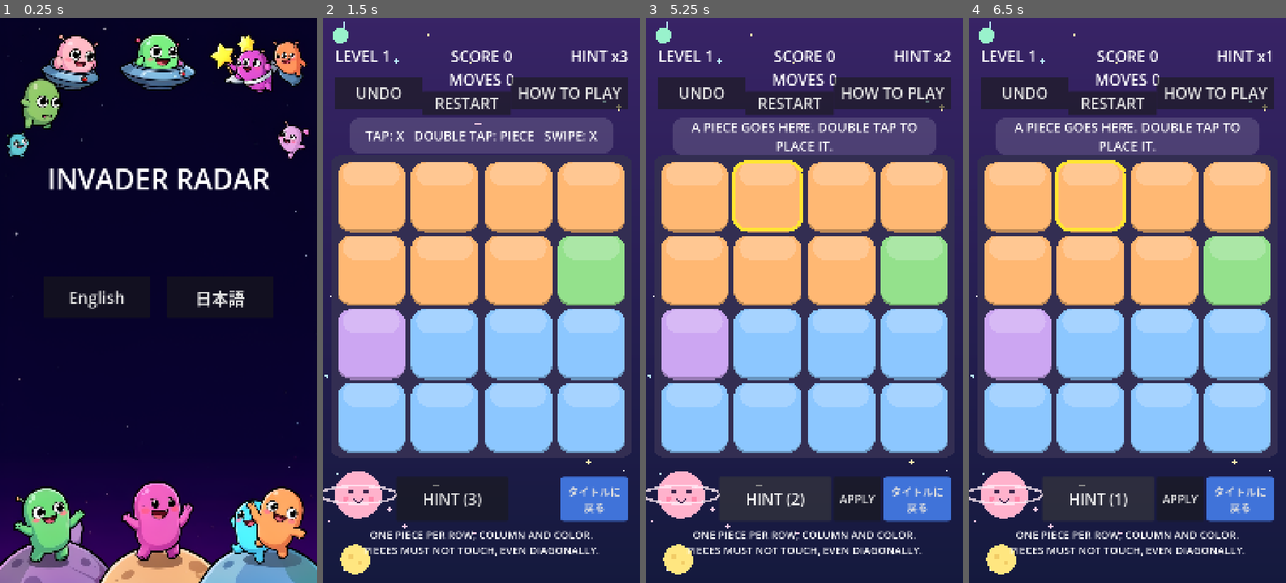
Above: before the commit, frames 1-4 (left to right).
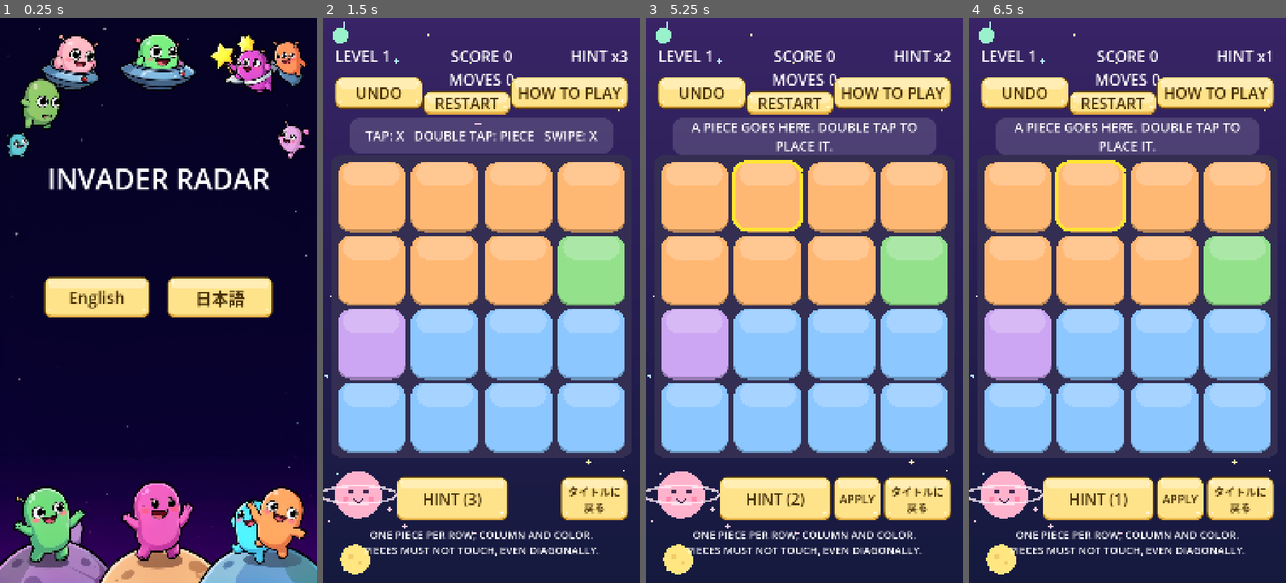
Above: after the commit, the same moments.

Repository: hidekig1001-cell/invader-radar
Game: Godot game, scene res://scenes/app.tscn
Same seed, same stepped clock (60 frames per second), same inputs: the game is played once before the commit and once after it.
Inputs:
- Up to frame 1 (0.25 s): no input
- Up to frame 2 (1.5 s): click "English" at 0.5 s; click "START NOW" at 1.25 s
- Up to frame 3 (5.25 s): click "RESTART" at 2 s; click "RESTART" at 2.75 s; click "RESTART" at 3.5 s; click "UNDO" at 4.25 s; click "HINT (3)" at 5 s
- Up to frame 4 (6.5 s): click "HINT (2)" at 5.75 s

The runs differ from the first frame. In frame 1, 4.8% of the frame differs, in the area x 13-87%, y 45-53%; in frame 2, 9.2%; in frame 3, 10%, in the area x 3-97%, y 10-90%; in frame 4, 10%.

Commit message:
CR-1034: すべての画面のボタンをかわいいタイル調にする
improve runner が生成（実装: qwen3.8-flashnext-strata-v100、テスト: qwen3.8-flashnext-strata-v100）。run: 20261017-1200-CR-1034

Diff:
--- /dev/null
+++ b/scenes/button_style.gd
@@ -0,0 +1,39 @@
+extends RefCounted
+
+static func make_box(tex_path: String, drop: int) -> StyleBoxTexture:
+	var sb := StyleBoxTexture.new()
+	sb.texture = load(tex_path)
+	sb.texture_margin_left = 32
+	sb.texture_margin_right = 32
+	sb.texture_margin_top = 44
+	sb.texture_margin_bottom = 40
+	if drop == 4:
+		sb.content_margin_left = 16
+		sb.content_margin_right = 16
+		sb.content_margin_top = 8
+		sb.content_margin_bottom = 0
+	else:
+		sb.content_margin_left = 16
+		sb.content_margin_right = 16
+		sb.content_margin_top = 4
+		sb.content_margin_bottom = 4
+	return sb
+
+static func apply_to(btn: Button) -> void:
+	var normal_tex := "res://assets/buttons/button_normal.png"
+	var pressed_tex := "res://assets/buttons/button_pressed.png"
+	var disabled_tex := "res://assets/buttons/button_disabled.png"
+
+	btn.add_theme_stylebox_override("normal", make_box(normal_tex, 0))
+	btn.add_theme_stylebox_override("hover", make_box(normal_tex, 0))
+	btn.add_theme_stylebox_override("focus", make_box(normal_tex, 0))
+	btn.add_theme_stylebox_override("pressed", make_box(pressed_tex, 4))
+	btn.add_theme_stylebox_override("disabled", make_box(disabled_tex, 0))
+
+	var font_color := Color8(74, 50, 10)
+	var disabled_color := Color8(78, 74, 96)
+
+	btn.add_theme_color_override("font_color", font_color)
+	btn.add_theme_color_override("font_hover_color", font_color)
+	btn.add_theme_color_override("font_pressed_color", font_color)
+	btn.add_theme_color_override("font_disabled_color", disabled_color)
--- a/scenes/hud.gd
+++ b/scenes/hud.gd
@@ -11,6 +11,7 @@
 
 const FONT_SIZE := 52
 const SCREEN := Vector2(1080, 1920)
+const ButtonStyle = preload("res://scenes/button_style.gd")
 
 var level_label: Label
 var score_label: Label
@@ -42,6 +43,13 @@
 	apply_button.add_theme_font_size_override("font_size", 40)
 	apply_button.visible = false
 	title_button = make_title_button()
+
+	ButtonStyle.apply_to(undo_button)
+	ButtonStyle.apply_to(settings_button)
+	ButtonStyle.apply_to(hint_button)
+	ButtonStyle.apply_to(apply_button)
+	ButtonStyle.apply_to(restart_button)
+	ButtonStyle.apply_to(title_button)
 
 
 func set_language(lang: String) -> void:
@@ -106,13 +114,6 @@
 	b.position = Vector2(810, 1560)
 	b.size = Vector2(230, 150)
 	b.add_theme_font_size_override("font_size", 36)
-	var sb := StyleBoxFlat.new()
-	sb.bg_color = Color(0.25, 0.45, 0.85)
-	sb.corner_radius_top_left = 12
-	sb.corner_radius_top_right = 12
-	sb.corner_radius_bottom_left = 12
-	sb.corner_radius_bottom_right = 12
-	b.add_theme_stylebox_override("normal", sb)
 	b.pressed.connect(func() -> void: title_requested.emit())
 	add_child(b)
 	return b
--- a/scenes/title_screen.gd
+++ b/scenes/title_screen.gd
@@ -3,6 +3,7 @@
 signal start_requested(with_tutorial: bool)
 
 const Sound = preload("res://scenes/sound.gd")
+const ButtonStyle = preload("res://scenes/button_style.gd")
 
 var _language: String = ""
 var _title_label: Label
@@ -47,6 +48,7 @@
 		select_language("en")
 	)
 	add_child(_lang_btn_en)
+	ButtonStyle.apply_to(_lang_btn_en)
 
 	_lang_btn_ja = Button.new()
 	_lang_btn_ja.text = "日本語"
@@ -58,6 +60,7 @@
 		select_language("ja")
 	)
 	add_child(_lang_btn_ja)
+	ButtonStyle.apply_to(_lang_btn_ja)
 
 	_start_btn_tutorial = Button.new()
 	_start_btn_tutorial.position = Vector2(150, 1200)
@@ -69,6 +72,7 @@
 		press_start(true)
 	)
 	add_child(_start_btn_tutorial)
+	ButtonStyle.apply_to(_start_btn_tutorial)
 
 	_start_btn_now = Button.new()
 	_start_btn_now.position = Vector2(150, 1400)
@@ -80,6 +84,7 @@
 		press_start(false)
 	)
 	add_child(_start_btn_now)
+	ButtonStyle.apply_to(_start_btn_now)
 
 func title_text() -> String:
 	return _title_label.text
--- a/test/cr/test_cr_1032.gd
+++ b/test/cr/test_cr_1032.gd
@@ -32,6 +32,10 @@
 	var m = await _start_main()
 	assert_eq(m.hud.apply_button.get_theme_font_size("font_size"), 40)
 	assert_eq(m.hud.title_button.get_theme_font_size("font_size"), 36)
+	assert_true(m.hud.apply_button.get_theme_stylebox("normal") is StyleBoxTexture)
+	assert_eq((m.hud.apply_button.get_theme_stylebox("normal") as StyleBoxTexture).texture.resource_path, "res://assets/buttons/button_normal.png")
+	assert_eq(m.hud.apply_button.get_theme_color("font_color"), Color8(74, 50, 10))
+	assert_eq(m.hud.apply_button.get_theme_color("font_disabled_color"), Color8(78, 74, 96))
 
 
 ## CHECK: 4
@@ -45,12 +49,9 @@
 ## CHECK: 5
 func test_title_button_stylebox() -> void:
 	var m = await _start_main()
-	var sb: StyleBoxFlat = m.hud.title_button.get_theme_stylebox("normal")
-	assert_true(sb.bg_color.is_equal_approx(Color(0.25, 0.45, 0.85)))
-	assert_eq(sb.corner_radius_top_left, 12)
-	assert_eq(sb.corner_radius_top_right, 12)
-	assert_eq(sb.corner_radius_bottom_left, 12)
-	assert_eq(sb.corner_radius_bottom_right, 12)
+	var sb: StyleBoxTexture = m.hud.title_button.get_theme_stylebox("normal")
+	assert_true(sb is StyleBoxTexture)
+	assert_eq(sb.texture.resource_path, "res://assets/buttons/button_normal.png")
 
 
 ## CHECK: 6
--- /dev/null
+++ b/test/cr/test_cr_1034.gd
@@ -0,0 +1,142 @@
+extends GutTest
+
+const ButtonStyle = preload("res://scenes/button_style.gd")
+const TitleScreenScript = preload("res://scenes/title_screen.gd")
+const MainScene = preload("res://scenes/main.tscn")
+const SpaceBgScript = preload("res://scenes/space_bg.gd")
+
+
+func _start_main():
+	var m = MainScene.instantiate()
+	add_child_autofree(m)
+	await wait_frames(2)
+	return m
+
+
+## CHECK: 1
+func test_make_box_normal_margins() -> void:
+	var box = ButtonStyle.make_box("res://assets/buttons/button_normal.png", 0)
+	assert_eq(box.texture_margin_left, 32)
+	assert_eq(box.texture_margin_right, 32)
+	assert_eq(box.texture_margin_top, 44)
+	assert_eq(box.texture_margin_bottom, 40)
+	assert_eq(box.content_margin_left, 16)
+	assert_eq(box.content_margin_right, 16)
+	assert_eq(box.content_margin_top, 4)
+	assert_eq(box.content_margin_bottom, 4)
+
+
+## CHECK: 2
+func test_make_box_pressed_drop_margins() -> void:
+	var box = ButtonStyle.make_box("res://assets/buttons/button_pressed.png", 4)
+	assert_eq(box.content_margin_top, 8)
+	assert_eq(box.content_margin_bottom, box.content_margin_top - 8)
+	assert_eq(box.content_margin_left, 16)
+	assert_eq(box.content_margin_right, 16)
+
+
+## CHECK: 3
+func test_make_box_texture_path_and_size() -> void:
+	var box = ButtonStyle.make_box("res://assets/buttons/button_pressed.png", 0)
+	assert_eq(box.texture.resource_path, "res://assets/buttons/button_pressed.png")
+	assert_eq(box.texture.get_width(), 360)
+	assert_eq(box.texture.get_height(), 140)
+
+
+## CHECK: 4
+func test_apply_to_normal_hover_focus_styleboxes() -> void:
+	var btn = Button.new()
+	add_child_autofree(btn)
+	ButtonStyle.apply_to(btn)
+	var normal = btn.get_theme_stylebox("normal")
+	var hover = btn.get_theme_stylebox("hover")
+	var focus = btn.get_theme_stylebox("focus")
+	assert_true(normal is StyleBoxTexture)
+	assert_true(hover is StyleBoxTexture)
+	assert_true(focus is StyleBoxTexture)
+	assert_eq(normal.texture.resource_path, "res://assets/buttons/button_normal.png")
+	assert_eq(hover.texture.resource_path, "res://assets/buttons/button_normal.png")
+	assert_eq(focus.texture.resource_path, "res://assets/buttons/button_normal.png")
+
+
+## CHECK: 5
+func test_apply_to_pressed_disabled_styleboxes() -> void:
+	var btn = Button.new()
+	add_child_autofree(btn)
+	ButtonStyle.apply_to(btn)
+	var pressed = btn.get_theme_stylebox("pressed")
+	var disabled = btn.get_theme_stylebox("disabled")
+	assert_true(pressed is StyleBoxTexture)
+	assert_true(disabled is StyleBoxTexture)
+	assert_eq(pressed.texture.resource_path, "res://assets/buttons/button_pressed.png")
+	assert_eq(disabled.texture.resource_path, "res://assets/buttons/button_disabled.png")
+
+
+## CHECK: 6
+func test_apply_to_font_colors() -> void:
+	var btn = Button.new()
+	add_child_autofree(btn)
+	ButtonStyle.apply_to(btn)
+	assert_eq(btn.get_theme_color("font_color"), Color8(74, 50, 10))
+	assert_eq(btn.get_theme_color("font_hover_color"), Color8(74, 50, 10))
+	assert_eq(btn.get_theme_color("font_pressed_color"), Color8(74, 50, 10))
+	assert_eq(btn.get_theme_color("font_disabled_color"), Color8(78, 74, 96))
+
+
+## CHECK: 7
+func test_title_screen_buttons_stylebox() -> void:
+	var ts = TitleScreenScript.new()
+	add_child_autofree(ts)
+	await wait_frames(2)
+	assert_true(ts._lang_btn_en.get_theme_stylebox("normal") is StyleBoxTexture)
+	assert_eq(ts._lang_btn_en.get_theme_stylebox("normal").texture.resource_path, "res://assets/buttons/button_normal.png")
+	assert_true(ts._lang_btn_ja.get_theme_stylebox("normal") is StyleBoxTexture)
+	assert_eq(ts._lang_btn_ja.get_theme_stylebox("normal").texture.resource_path, "res://assets/buttons/button_normal.png")
+	assert_true(ts._start_btn_tutorial.get_theme_stylebox("normal") is StyleBoxTexture)
+	assert_eq(ts._start_btn_tutorial.get_theme_stylebox("normal").texture.resource_path, "res://assets/buttons/button_normal.png")
+	assert_true(ts._start_btn_now.get_theme_stylebox("normal") is StyleBoxTexture)
+	assert_eq(ts._start_btn_now.get_theme_stylebox("normal").texture.resource_path, "res://assets/buttons/button_normal.png")
+
+
+## CHECK: 8
+func test_hud_buttons_pressed_stylebox() -> void:
+	var m = await _start_main()
+	assert_true(m.hud.undo_button.get_theme_stylebox("pressed") is StyleBoxTexture)
+	assert_eq(m.hud.undo_button.get_theme_stylebox("pressed").texture.resource_path, "res://assets/buttons/button_pressed.png")
+	assert_true(m.hud.settings_button.get_theme_stylebox("pressed") is StyleBoxTexture)
+	assert_eq(m.hud.settings_button.get_theme_stylebox("pressed").texture.resource_path, "res://assets/buttons/button_pressed.png")
+	assert_true(m.hud.hint_button.get_theme_stylebox("pressed") is StyleBoxTexture)
+	assert_eq(m.hud.hint_button.get_theme_stylebox("pressed").texture.resource_path, "res://assets/buttons/button_pressed.png")
+	assert_true(m.hud.apply_button.get_theme_stylebox("pressed") is StyleBoxTexture)
+	assert_eq(m.hud.apply_button.get_theme_stylebox("pressed").texture.resource_path, "res://assets/buttons/button_pressed.png")
+	assert_true(m.hud.restart_button.get_theme_stylebox("pressed") is StyleBoxTexture)
+	assert_eq(m.hud.restart_button.get_theme_stylebox("pressed").texture.resource_path, "res://assets/buttons/button_pressed.png")
+	assert_true(m.hud.title_button.get_theme_stylebox("pressed") is StyleBoxTexture)
+	assert_eq(m.hud.title_button.get_theme_stylebox("pressed").texture.resource_path, "res://assets/buttons/button_pressed.png")
+
+
+## CHECK: 9
+func test_hud_undo_button_normal_margins() -> void:
+	var m = await _start_main()
+	var normal = m.hud.undo_button.get_theme_stylebox("normal")
+	assert_true(normal is StyleBoxTexture)
+	assert_eq(normal.texture_margin_left, 32)
+	assert_eq(normal.texture_margin_top, 44)
+
+
+## CHECK: 10
+func test_title_button_does_not_intersect_planets() -> void:
+	var m = await _start_main()
+	var title_btn = m.hud.title_button
+	assert_true(title_btn.get_theme_stylebox("normal") is StyleBoxTexture)
+	var btn_rect = title_btn.get_rect()
+	var space_bg = SpaceBgScript.new()
+	var planets = space_bg.planet_list()
+	var planet_rects = [
+		Rect2(-10, 1490, 260, 260),
+		Rect2(60, 1790, 100, 100),
+		Rect2(34, 34, 52, 52)
+	]
+	for i in range(planets.size()):
+		var p_rect = planet_rects[i]
+		assert_false(btn_rect.intersects(p_rect))
Not shown, added: test/cr/test_cr_1032.gd.uid
